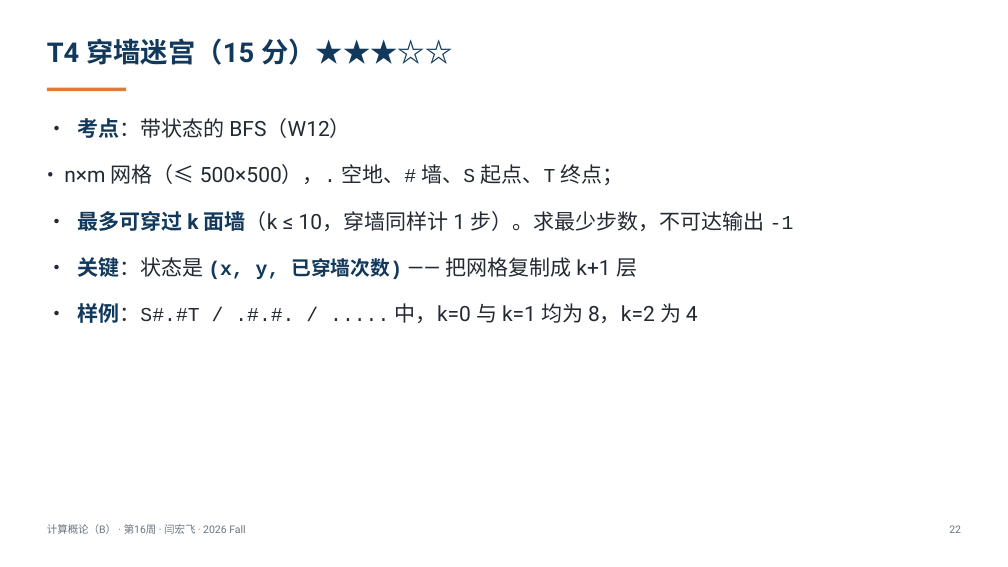
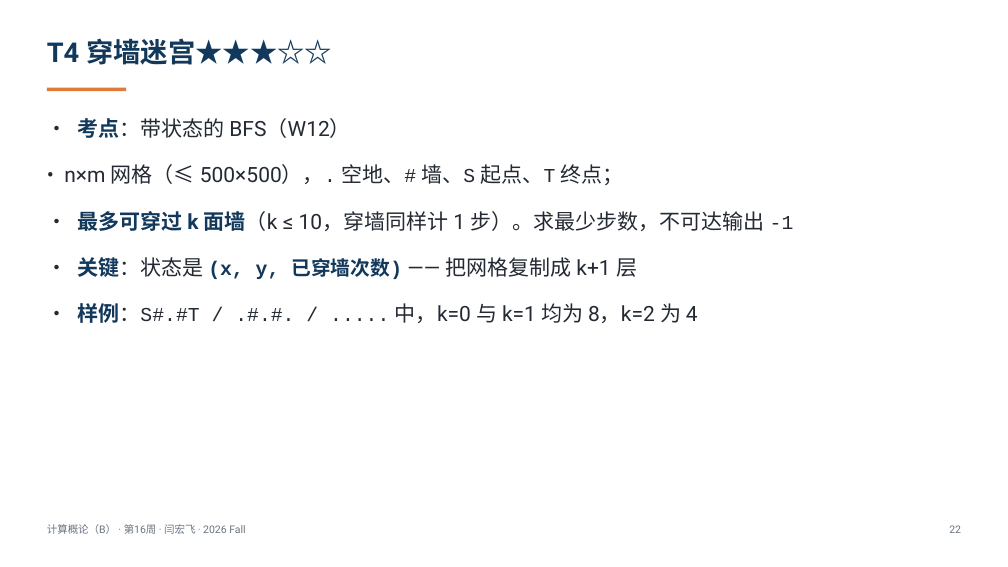
Before and after one commit to GMyhf/2026fall-cs101, a slide deck: slide 22 of courseware/202612_ADS_W16_Review_Final_Machine_Exam.pptx. Drawn at 1008x567 pixels with LibreOffice and Linux fonts; fonts in the diff are those of the drawing. Boxes give left, top, right and bottom in pixels: in the first picture for what was removed or moved away, otherwise in the second. Text is boxed around its words. In the diff, an @@ line names an element or a change of style, - is before the commit and + after.

```diff
--- a/courseware/202612_ADS_W16_Review_Final_Machine_Exam.pptx
+++ b/courseware/202612_ADS_W16_Review_Final_Machine_Exam.pptx
@@ text at bbox=[47, 38, 332, 65]: text changed @@
-T4 穿墙迷宫（15 分）★★★☆☆
+T4 穿墙迷宫★★★☆☆
```
Also in this commit, not shown: 5 other slides changed, 7 other files.
